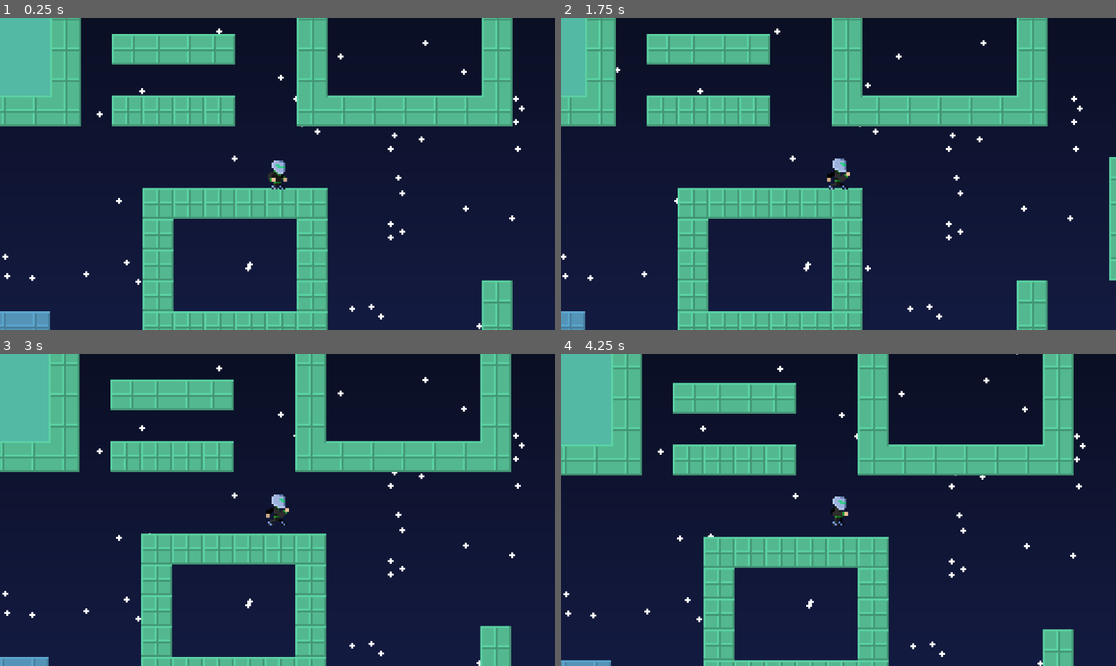
Above: before the commit, frames 1-4 (two rows, left to right).
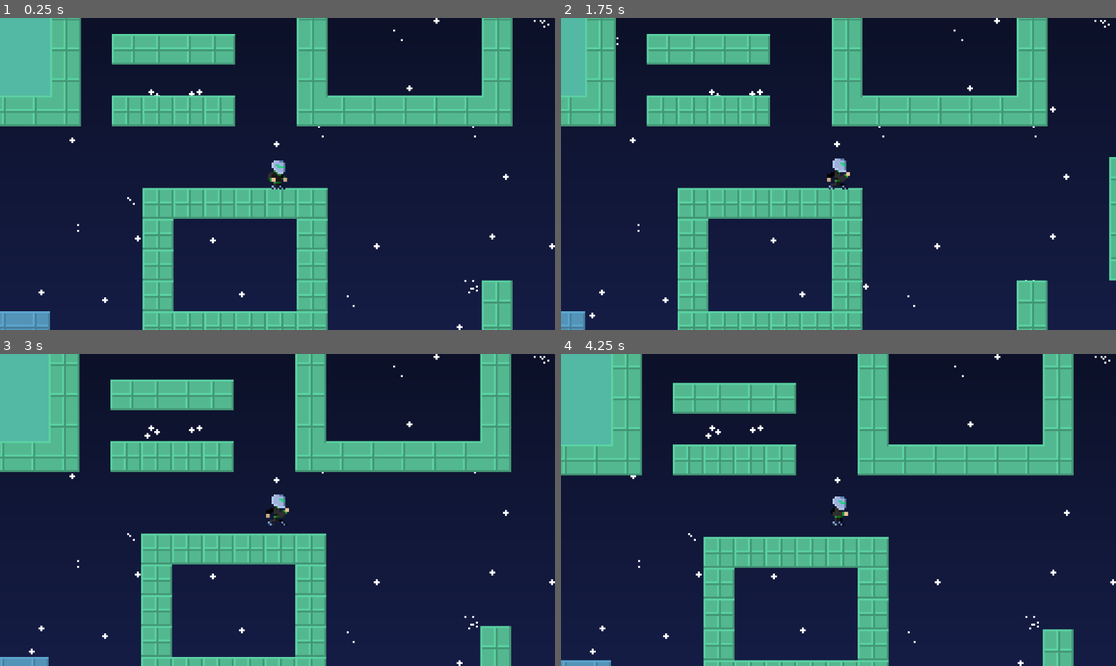
Above: after the commit, the same moments.

Repository: reneelias/Godot-2D-Platformer
Game: Godot game, scene res://Scenes/main.tscn
Two runs of this game, one before a commit and one after it. Both use one fixed random seed, a clock stepped at 60 frames per second and the inputs below.
Inputs:
- Up to frame 1 (0.25 s): no input
- Up to frame 2 (1.75 s): tap Enter at 0.5 s; hold R 0.53-1.28 s; hold D from 0.53 s (still down); tap Space (Jump) at 0.77, 1.52 s; tap R at 1.35 s
- Up to frame 3 (3 s): release D at 2.03 s; hold A 2.03-2.78 s; hold R 2.03-2.78 s; tap Space (Jump) at 2.75 s; hold D from 2.78 s (still down); tap R at 2.85 s
- Up to frame 4 (4.25 s): keep holding D; tap Space (Jump) at 3.02, 3.77 s; hold R from 3.53 s (still down)

The runs differ from the first frame. In frame 1, 0.8% of the frame differs, in the area x 0-100%, y 0-100%; in frame 2, 0.7%; in frame 3, 0.8%; in frame 4, 0.8%.

Commit message:
update NightSky

Diff:
--- a/2d-platformer/ObjectScenes/Player.tscn
+++ b/2d-platformer/ObjectScenes/Player.tscn
@@ -158,46 +158,6 @@
 "values": [SubResource("RectangleShape2D_0xm2m")]
 }
 
-[sub_resource type="Animation" id="Animation_bbkq1"]
-resource_name = "WallHug"
-step = 0.142857
-tracks/0/type = "value"
-tracks/0/imported = false
-tracks/0/enabled = true
-tracks/0/path = NodePath("Sprite2D:frame")
-tracks/0/interp = 1
-tracks/0/loop_wrap = true
-tracks/0/keys = {
-"times": PackedFloat32Array(0),
-"transitions": PackedFloat32Array(1),
-"update": 1,
-"values": [12]
-}
-tracks/1/type = "value"
-tracks/1/imported = false
-tracks/1/enabled = true
-tracks/1/path = NodePath("CollisionShape2D:shape")
-tracks/1/interp = 1
-tracks/1/loop_wrap = true
-tracks/1/keys = {
-"times": PackedFloat32Array(0),
-"transitions": PackedFloat32Array(1),
-"update": 1,
-"values": [SubResource("RectangleShape2D_0xm2m")]
-}
-tracks/2/type = "value"
-tracks/2/imported = false
-tracks/2/enabled = true
-tracks/2/path = NodePath("CollisionShape2D:position")
-tracks/2/interp = 1
-tracks/2/loop_wrap = true
-tracks/2/keys = {
-"times": PackedFloat32Array(0),
-"transitions": PackedFloat32Array(1),
-"update": 0,
-"values": [Vector2(0, 1.125)]
-}
-
 [sub_resource type="Animation" id="Animation_5w4f7"]
 resource_name = "Run"
 length = 0.571443
@@ -238,6 +198,46 @@
 "transitions": PackedFloat32Array(1),
 "update": 0,
 "values": [Vector2(0, 0)]
+}
+
+[sub_resource type="Animation" id="Animation_bbkq1"]
+resource_name = "WallHug"
+step = 0.142857
+tracks/0/type = "value"
+tracks/0/imported = false
+tracks/0/enabled = true
+tracks/0/path = NodePath("Sprite2D:frame")
+tracks/0/interp = 1
+tracks/0/loop_wrap = true
+tracks/0/keys = {
+"times": PackedFloat32Array(0),
+"transitions": PackedFloat32Array(1),
+"update": 1,
+"values": [12]
+}
+tracks/1/type = "value"
+tracks/1/imported = false
+tracks/1/enabled = true
+tracks/1/path = NodePath("CollisionShape2D:shape")
+tracks/1/interp = 1
+tracks/1/loop_wrap = true
+tracks/1/keys = {
+"times": PackedFloat32Array(0),
+"transitions": PackedFloat32Array(1),
+"update": 1,
+"values": [SubResource("RectangleShape2D_0xm2m")]
+}
+tracks/2/type = "value"
+tracks/2/imported = false
+tracks/2/enabled = true
+tracks/2/path = NodePath("CollisionShape2D:position")
+tracks/2/interp = 1
+tracks/2/loop_wrap = true
+tracks/2/keys = {
+"times": PackedFloat32Array(0),
+"transitions": PackedFloat32Array(1),
+"update": 0,
+"values": [Vector2(0, 1.125)]
 }
 
 [sub_resource type="AnimationLibrary" id="AnimationLibrary_wpivi"]
--- a/2d-platformer/Scenes/main.tscn
+++ b/2d-platformer/Scenes/main.tscn
@@ -192,7 +192,7 @@
 [node name="Node2D" type="Node2D"]
 
 [node name="Parallax2D" type="Parallax2D" parent="."]
-scroll_scale = Vector2(0.1, 0.1)
+scroll_scale = Vector2(0.025, 0.025)
 scroll_offset = Vector2(512, 256)
 
 [node name="NightSkyNoDither" type="Sprite2D" parent="Parallax2D"]
Binary file changed: 2d-platformer/Sprites/NightSky_NoDither.png
